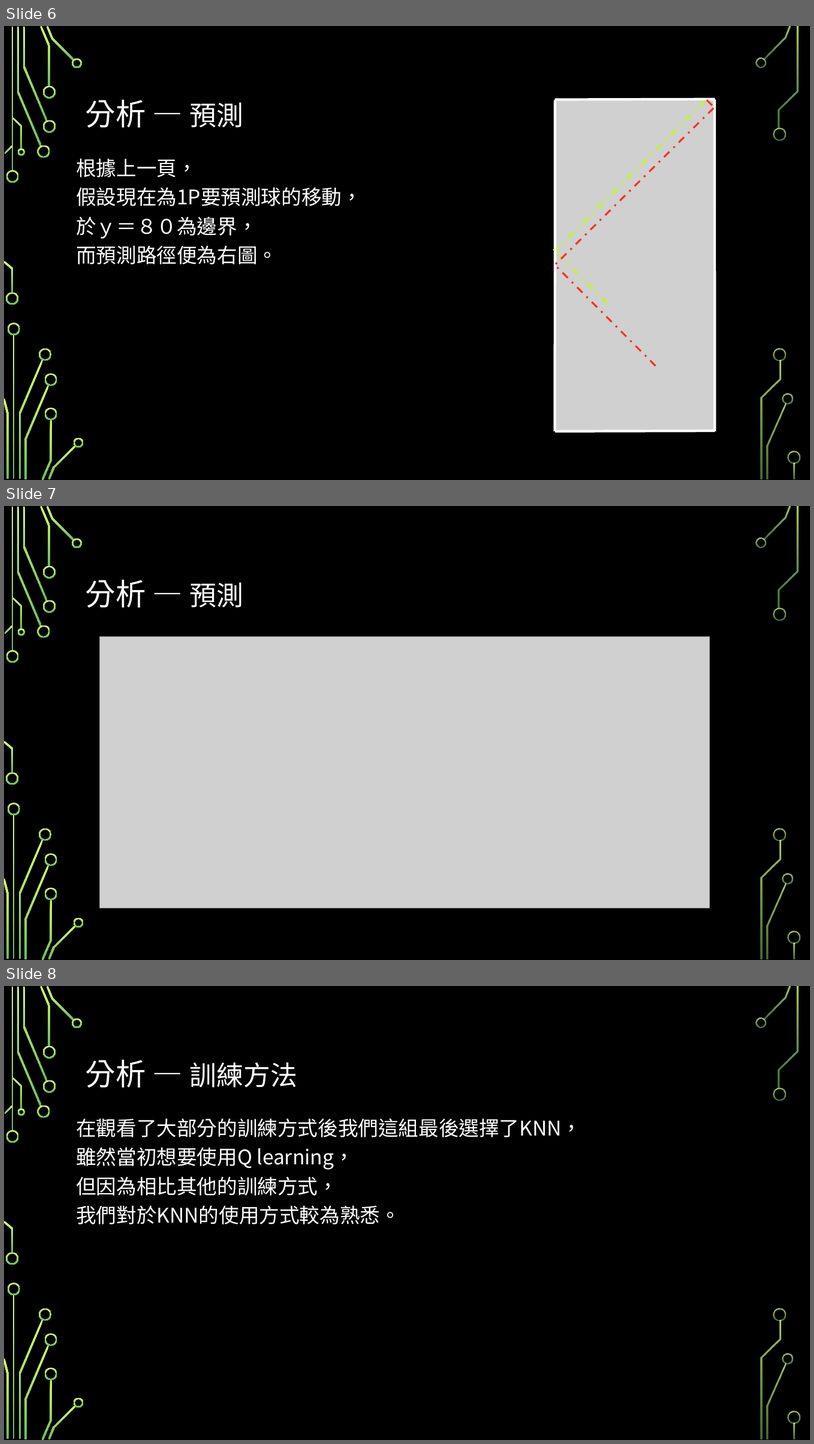
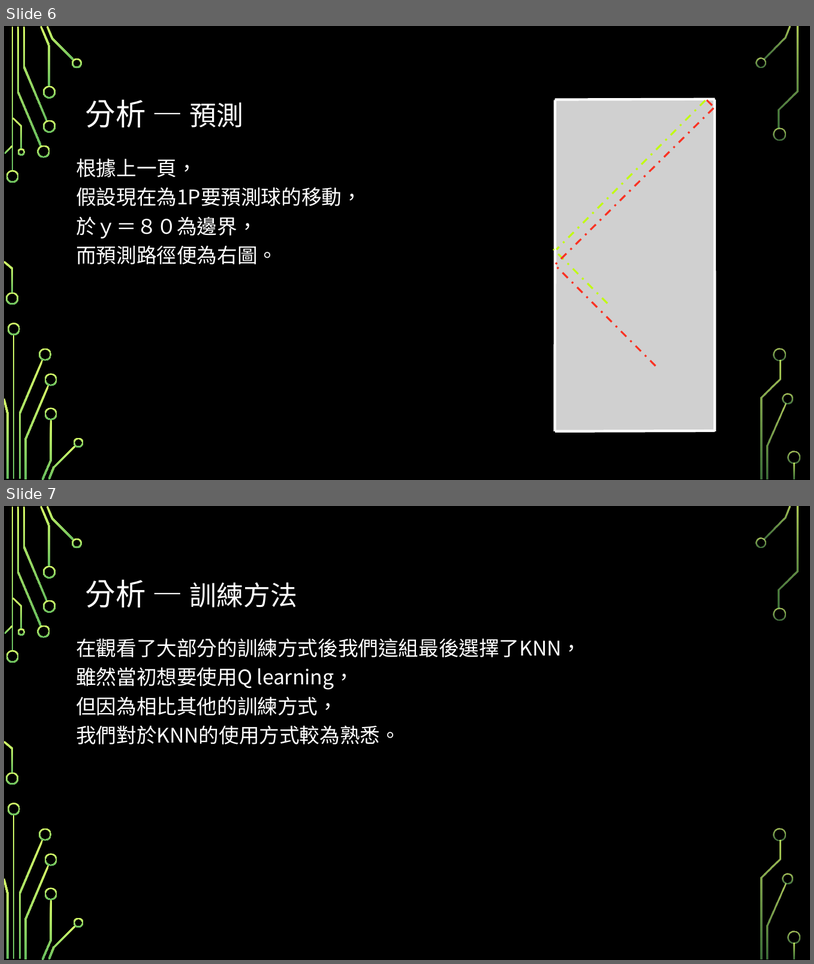
Before and after one commit to Huang-Po-Wei/Machine-learning, a slide deck: 機器學習.pptx. Shown one above the other, each under a label of ours: slides 6, 7 and 8 before the commit, slides 6 and 7 after it. The pictures are 814x1444 and 814x964 pixels, drawn with LibreOffice and Linux fonts; fonts in the diff are those of the drawing; grey boxes stand for pictures; background and template pictures are left out. Boxes give left, top, right and bottom in pixels: in the first picture for what was removed or moved away, otherwise in the second. Text is boxed around its words. In the diff, an @@ line names an element or a change of style, - is before the commit and + after.

```diff
--- a/機器學習.pptx
+++ b/機器學習.pptx
@@ slide 7 removed at (x1=4, y1=506, x2=810, y2=960), background picture (left out); not listed: 36 template elements that a slide beside it also shows @@
@@ title removed at (x1=86, y1=579, x2=244, y2=607) @@
-分析 — 預測
@@ picture removed at (x1=100, y1=637, x2=710, y2=907) @@
@@ what was slide 8 is now slide 7 @@
```
Also in this commit, not shown: 3 slides added, 2 other slides removed.
